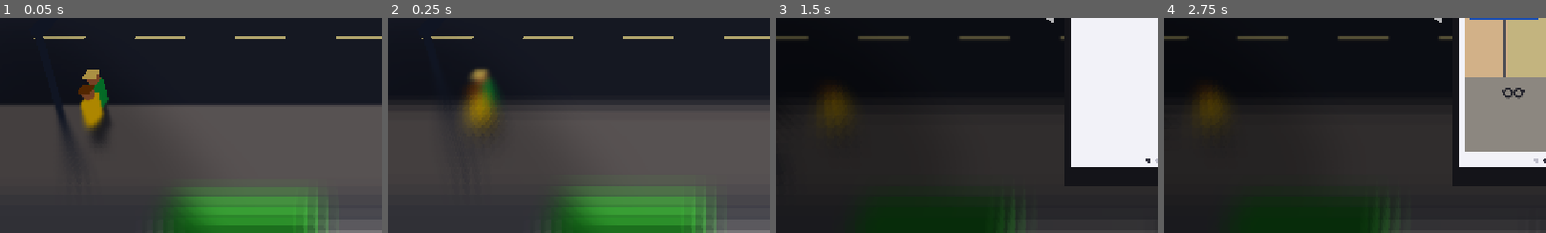
Above: before the commit, frames 1-4 (left to right).
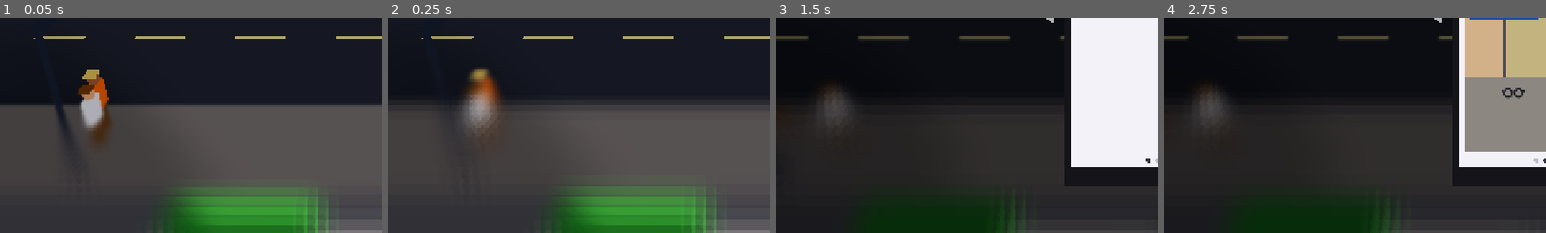
Above: after the commit, the same moments.

Repository: Ecculi/GoodMorningMoonshine
Game: Godot game, scene res://scenes/main.tscn
The game is run twice, just before and just after one commit, with the same random seed, the same clock (stepped at 60 frames per second) and the same inputs.
Inputs:
- Up to frame 1 (0.05 s): no input
- Up to frame 2 (0.25 s): no input
- Up to frame 3 (1.5 s): tap Enter at 0.5 s; hold Right (move_right) 0.53-1.28 s; hold Space (action) 0.53-1.28 s; hold Down (move_down) from 1.28 s (still down); tap P (phone) at 1.35 s
- Up to frame 4 (2.75 s): release Down (move_down) at 2.03 s; hold Right (move_right) from 2.03 s (still down); tap Z at 2.1 s
The pictures show only the part of the screen within x 0-50%, y 50-100%; the shares and areas given below are measured in that part.

The runs differ from the first frame. In frame 1, 1.5% of the frame differs, in the area x 20-29%, y 27-59%; in frame 2, 1.8%, in the area x 19-30%, y 27-54%; in frame 3, 1.1%; in frame 4, 1.2%.

Commit message:
Police and guards, arrests, jail and the police station
- Police patrol some blocks (more later in the game), guards stand by
  shops; hitting someone makes police chase and guards attack
- Failed pickpocketing: the victim fights or shouts, which can bring a
  police officer running from the street end
- Barefoot sneaking: police/guards notice crimes only close by
- Police holding on fills an arrest ring; full ring = night in jail
- Jail morning at the police station (Isokatu): little alcohol, high
  hunger, hand item confiscated (returned at the station with ID card),
  later release without ID card, cellmate gives a tip or steals money

Co-Authored-By: Claude Opus 5.5 <noreply@anthropic.com>
Claude-Session: https://claude.ai/code/session_014p1PebUFuQA4D9T8dUNWSx

Diff:
--- a/localization/strings.csv
+++ b/localization/strings.csv
@@ -13,3 +13,5 @@
 SLEEP_BASEMENT,Kellarikomerossa – kylmä yö
 SLEEP_FRIEND,Kaverin sohvalla
 FIND,Etsi:
+SLEEP_JAIL,Poliisi vei putkaan
+SIGN_POLICE,POLIISI
--- a/scripts/block_builder.gd
+++ b/scripts/block_builder.gd
@@ -32,6 +32,8 @@
 		_sea(root)
 	else:
 		_buildings(root, rng, home_x)
+		if seg == CityMap.POLICE_STATION:
+			_police_station(root)
 		if home_x != INF:
 			_home_door(root, home_x, home_type)
 	_props(root, rng, sea)
@@ -186,6 +188,23 @@
 	m.emission_energy_multiplier = 2.0
 
 
+## Police station front: grey-blue facade, blue POLIISI sign, glass door.
+static func _police_station(root: Node3D) -> void:
+	root.set_meta("shops", [])  # no shop doors hidden behind the station front
+	var x := CityMap.POLICE_DOOR_X
+	_box(root, Vector3(x, 4.0, -7.93), Vector3(9.0, 8.0, 0.08), Color(0.62, 0.66, 0.72))
+	_box(root, Vector3(x, 1.2, -7.86), Vector3(1.6, 2.4, 0.1), Color(0.55, 0.7, 0.8))
+	_box(root, Vector3(x, 3.0, -7.84), Vector3(3.6, 0.7, 0.1), Color(0.1, 0.25, 0.65))
+	var text := TranslationServer.translate("SIGN_POLICE")
+	var l := _label(text, 72, 0.007)
+	l.position = Vector3(x, 3.0, -7.76)
+	l.set_meta("real_text", text)
+	l.add_to_group("street_sign")
+	root.add_child(l)
+	for wx in [x - 3.0, x + 3.0]:
+		_box(root, Vector3(wx, 1.5, -7.87), Vector3(1.8, 1.8, 0.08), Color(0.3, 0.38, 0.45))
+
+
 static func _props(root: Node3D, rng: RandomNumberGenerator, sea: bool) -> void:
 	var x := -40.0
 	while x <= 40.0:
--- a/scripts/city_map.gd
+++ b/scripts/city_map.gd
@@ -31,6 +31,10 @@
 const VIEW_AZIMUTH := [315.0, 45.0]
 
 const START := Vector3i(0, 3, 4)  # Kirkkokatu, Pakkahuoneenkatu–Hallituskatu
+## Police station (roughly where the real one is: the block between
+## Kirkkokatu and Isokatu, Pakkahuoneenkatu–Hallituskatu), seen from Isokatu.
+const POLICE_STATION := Vector3i(0, 4, 4)
+const POLICE_DOOR_X := 8.0
 
 
 static func streets(family: int) -> Array:
--- a/scripts/game_state.gd
+++ b/scripts/game_state.gd
@@ -70,6 +70,9 @@
 ## Where the character slept: "home", "stairs" or "street".
 var sleep_place := "home"
 var bonus := 0
+## Item kind taken by the police (-1 = nothing); get it back at the police
+## station with an ID card.
+var confiscated := -1
 ## Where the character wakes up (from day 2 on: never at home).
 var wake_seg := CityMap.START
 var wake_pos := Vector3.ZERO
@@ -177,6 +180,17 @@
 	_end_day(causes[place])
 
 
+## Caught by the police: the night is spent in a cell.
+func go_jail() -> void:
+	sleep_place = "jail"
+	_end_day("SLEEP_JAIL")
+
+
+## Chance that a block has police patrolling; grows day by day.
+func police_chance() -> float:
+	return minf(0.15 + 0.05 * float(day), 0.6)
+
+
 ## Search radius in grid units around home; grows every day.
 func search_radius() -> float:
 	return 1.0 + float(day)
@@ -187,13 +201,14 @@
 	promille = PROMILLE_START
 	health = 100.0
 	money = 0
+	confiscated = -1
 	hunger = 20.0
 	clock_min = DAY_START_MIN
 	busy_time = 0.0
 	bonus = 0
 	sleep_place = "home"
 	home_seg = CityMap.random_segment(rng)
-	while CityMap.far_side_is_sea(home_seg):
+	while CityMap.far_side_is_sea(home_seg) or home_seg == CityMap.POLICE_STATION:
 		home_seg = CityMap.random_segment(rng)
 	home_x = rng.randf_range(-11.0, 11.0)
 	home_type = ["flat", "basement", "friend"][rng.randi() % 3]
@@ -225,6 +240,11 @@
 		"stairs":
 			promille = clampf(0.5 + maxf(at_sleep - 1.2, 0.0) * 0.4, 0.3, 1.8)
 			health = minf(100.0, health + 40.0)
+		"jail":
+			# A hard morning: very little alcohol, a lot of hunger.
+			promille = 0.3
+			health = minf(100.0, health + 30.0)
+			hunger = minf(100.0, hunger + 20.0)
 		_:
 			promille = clampf(0.5 + maxf(at_sleep - 1.0, 0.0) * 0.5, 0.3, 2.0)
 			health = minf(100.0, health + 35.0)
@@ -236,6 +256,13 @@
 	busy_time = 0.0
 	_roll_weather()
 	_choose_wake_place()
+	if sleep_place == "jail":
+		# Released at the police station door; without an ID card they keep
+		# you longer, so the day starts later.
+		wake_seg = CityMap.POLICE_STATION
+		wake_pos = Vector3(CityMap.POLICE_DOOR_X, 0.0, -6.2)
+		if is_lost("idcard"):
+			clock_min += 120.0
 	_lose_items()
 	_place_lost_items()
 	_make_phone_hints()
--- a/scripts/hud.gd
+++ b/scripts/hud.gd
@@ -102,6 +102,7 @@
 	_draw_bottle(Vector2(118, 10), GameState.promille, font)
 	_draw_coin(Vector2(186, 46), GameState.money, font)
 	_draw_charge()
+	_draw_arrest()
 	_draw_lost_list(vs)
 	if _bubble_on and mode == "" and GameState.modal == "":
 		_draw_pocket_check(vs)
@@ -176,6 +177,19 @@
 	var text := str(amount)
 	draw_string_outline(font, center + Vector2(26, 9), text, HORIZONTAL_ALIGNMENT_LEFT, -1, 26, 6, Color.BLACK)
 	draw_string(font, center + Vector2(26, 9), text, HORIZONTAL_ALIGNMENT_LEFT, -1, 26, Color.WHITE)
+
+
+## Police holding on: a blue-red ring fills around the player.
+func _draw_arrest() -> void:
+	if main == null or main.arrest <= 0.0:
+		return
+	var p: Vector3 = main.player.global_position + Vector3(0, 1.0, 0)
+	if main.camera.is_position_behind(p):
+		return
+	var sp: Vector2 = main.camera.unproject_position(p)
+	draw_arc(sp, 34.0, 0, TAU, 40, Color(0, 0, 0, 0.35), 7.0, true)
+	var col := Color(0.25, 0.45, 1.0) if int(Time.get_ticks_msec() / 150) % 2 == 0 else Color(1.0, 0.25, 0.25)
+	draw_arc(sp, 34.0, -PI * 0.5, -PI * 0.5 + TAU * main.arrest, 40, col, 7.0, true)
 
 
 func _draw_charge() -> void:
--- a/scripts/main.gd
+++ b/scripts/main.gd
@@ -121,6 +121,7 @@
 	tilt_mat.set_shader_parameter("drunk",
 		clampf((GameState.promille - GameState.PROMILLE_DRUNK) / 1.5, 0.0, 1.0))
 	_check_lost_pickups()
+	_check_arrest()
 	_update_signs()
 	if hud.mode == "dead" and hud.card_time > 1.0 and Input.is_action_just_pressed("action"):
 		_new_game()
@@ -234,6 +235,17 @@
 			spawn_item(kind, Vector3(rng.randf_range(-15.0, 15.0), 0, _random_z()), rng.randi_range(1, 3))
 	for i in rng.randi_range(2, 5):
 		_spawn_npc(false)
+	# Police patrol some blocks (more of them later in the game); guards
+	# stand by shops.
+	if rng.randf() < GameState.police_chance():
+		_spawn_npc(false, "police")
+		if GameState.day >= 4 and rng.randf() < 0.4:
+			_spawn_npc(false, "police")
+	if level.has_meta("shops"):
+		for sh in level.get_meta("shops"):
+			if rng.randf() < 0.35:
+				var g = _spawn_npc(false, "guard")
+				g.position = Vector3(sh["x"] - 1.2, 0, -6.9)
 	for id in GameState.placements:
 		var pl: Array = GameState.placements[id]
 		if pl[0] == segment:
@@ -535,6 +547,9 @@
 	var sh = _shop_at(pos)
 	if sh != null:
 		return _try_shop(sh)
+	if segment == CityMap.POLICE_STATION and absf(pos.x - CityMap.POLICE_DOOR_X) < 0.9 and pos.z < -6.0:
+		_police_desk()
+		return true
 	if segment != GameState.home_seg:
 		return false
 	if absf(pos.x - GameState.home_x) > 0.9 or pos.z > -6.0:
@@ -609,8 +624,25 @@
 func _new_day() -> void:
 	_block_items.clear()
 	_friend_refused = false
+	arrest = 0.0
 	_enter_block(GameState.wake_seg, GameState.wake_pos, 1 if rng.randf() < 0.5 else -1)
 	hud.show_pocket_check()
+	if GameState.sleep_place == "jail":
+		_cellmate()
+
+
+## Police station desk: confiscated things are handed back with an ID card.
+func _police_desk() -> void:
+	var door := Vector3(CityMap.POLICE_DOOR_X, 2.2, -7.4)
+	if GameState.confiscated < 0:
+		popup("?", door, Color(0.8, 0.9, 1.0))
+		return
+	if GameState.is_lost("idcard"):
+		hud.think(["idcard"])
+		return
+	var it = spawn_item(GameState.confiscated, player.position)
+	player._pickup(it)
+	GameState.confiscated = -1
 
 
 func _on_day_ended(cause: String) -> void:
@@ -687,8 +719,9 @@
 
 func respawn_npc(n) -> void:
 	npcs.erase(n)
+	var role: String = n.role
 	n.queue_free()
-	_spawn_npc(true)
+	_spawn_npc(true, "civ" if role == "guard" else role)
 
 
 func popup(text: String, pos: Vector3, color: Color) -> void:
@@ -760,7 +793,7 @@
 	return _stomach_tex
 
 
-func _spawn_npc(at_edge: bool) -> void:
+func _spawn_npc(at_edge: bool, role := "civ"):
 	var n = Npc.new()
 	n.main = self
 	var d := 1 if rng.randf() < 0.5 else -1
@@ -771,9 +804,87 @@
 		if absf(x - player.position.x) < 4.0:
 			x = clampf(x + 8.0 * signf(x - player.position.x + 0.01), -15.0, 15.0)
 	var z := rng.randf_range(-7.2, -5.6) if rng.randf() < 0.5 else rng.randf_range(3.0, 5.0)
-	n.setup(rng, x, z, d)
+	n.setup(rng, x, z, d, role)
 	add_child(n)
 	npcs.append(n)
+	return n
+
+
+# --- Police -----------------------------------------------------------------------
+
+## How long police must hold on to the player (seconds of world time).
+const ARREST_TIME := 1.6
+## Barefoot the player sneaks: police and guards notice only close by.
+const SNEAK_NOTICE_DIST := 7.0
+## 0..1: how close the police are to arresting the player.
+var arrest := 0.0
+
+
+## A crime happened (the player hit someone, or a pickpocketing victim
+## shouted). Police and guards in this block react; a shout can also bring
+## a police officer running from the street end.
+func report_crime(pos: Vector3, alarm: bool) -> void:
+	var noticed := false
+	var reach := SNEAK_NOTICE_DIST if GameState.is_lost("shoes") else INF
+	for n in npcs:
+		if n.role == "civ" or n.is_down():
+			continue
+		if Vector2(n.position.x - player.position.x, n.position.z - player.position.z).length() < reach:
+			n.notice()
+			noticed = true
+	if alarm and not noticed and rng.randf() < 0.6:
+		var cop = _spawn_npc(true, "police")
+		cop.position.x = Npc.EDGE_X * (-1.0 if pos.x < 0.0 else 1.0)
+		cop.position.z = clampf(pos.z, Z_MIN, Z_MAX)
+		cop.notice()
+
+
+## Police next to the player fill the arrest meter; once full, it's the
+## cell for the night. Getting away lets it drain.
+func _check_arrest() -> void:
+	var dt := GameState.world_dt
+	if GameState.over or dt <= 0.0:
+		return
+	var holding := false
+	for n in npcs:
+		if n.role == "police" and n.state == Npc.S.CHASE:
+			if Vector2(n.position.x - player.position.x, n.position.z - player.position.z).length() < 0.9:
+				holding = true
+	if holding:
+		arrest = minf(1.0, arrest + dt / ARREST_TIME)
+	else:
+		arrest = maxf(0.0, arrest - dt * 0.5)
+	if arrest >= 1.0:
+		arrest = 0.0
+		_get_arrested()
+
+
+func _get_arrested() -> void:
+	# The police take what is in the hand.
+	var hand = player.hand_item
+	if hand != null:
+		GameState.confiscated = hand.kind
+		items.erase(hand)
+		hand.queue_free()
+		player.hand_item = null
+	GameState.go_jail()
+
+
+## Morning in the cell: the cellmate either gives a tip about a lost thing
+## or steals some money.
+func _cellmate() -> void:
+	var candidates: Array = []
+	for id in GameState.placements:
+		candidates.append(id)
+	if not candidates.is_empty() and rng.randf() < 0.5:
+		var id: String = candidates[rng.randi() % candidates.size()]
+		var seg: Vector3i = GameState.placements[id][0]
+		hud.think([id])
+		popup(CityMap.street_name(seg), player.position + Vector3(0, 3.2, 0), Color(0.8, 0.9, 1.0))
+	elif GameState.money > 0:
+		var taken := maxi(1, GameState.money / 2)
+		GameState.money -= taken
+		popup("-%d €" % taken, player.position + Vector3(0, 2.4, 0), Color(1, 0.5, 0.4))
 
 
 # --- Light, camera, post-processing -------------------------------------------------
--- a/scripts/npc.gd
+++ b/scripts/npc.gd
@@ -1,12 +1,15 @@
 extends Node3D
-## A passer-by. Walks along the sidewalk, fights back when provoked and
-## drops loot when knocked out. Lives in world time (frozen when the
-## player is idle).
+## A person on the street. Lives in world time (frozen when the player is
+## idle). `role`:
+## - "civ": passer-by; fights back when provoked, drops loot when knocked out
+## - "police": patrols; chases the player after a crime and arrests them
+##   (main.gd counts the contact time)
+## - "guard": stands by a shop; beats the player up after a crime
 
 const PersonModel = preload("res://scripts/person_model.gd")
 const Item = preload("res://scripts/item.gd")
 
-enum S { WALK, FIGHT, STUNNED, KO, LEAVE }
+enum S { WALK, FIGHT, STUNNED, KO, LEAVE, CHASE }
 
 const EDGE_X := 25.0
 const CHASE_SPEED := 2.3
@@ -18,6 +21,12 @@
 const KO_TIME := 10.0
 const LEAVE_SPEED := 0.9
 const PICKPOCKET_CHANCE := 0.6
+const POLICE_SPEED := 3.4
+const GUARD_SPEED := 3.0
+const GUARD_DAMAGE := 12.0
+## Police give up when the player stays this far away this long.
+const GIVE_UP_DIST := 14.0
+const GIVE_UP_TIME := 4.0
 
 var main
 var model
@@ -28,6 +37,12 @@
 ## Some passers-by show the punch coming (arm goes up), some don't.
 var telegraphs := true
 var pickpocketed := false
+var role := "civ"
+var chase_speed := CHASE_SPEED
+var hit_damage := HIT_DAMAGE
+## Guards stand still at their post until there is trouble.
+var stationary := false
+var _far_t := 0.0
 
 var _windup := -1.0
 var _cooldown := 0.0
@@ -43,13 +58,31 @@
 const HAIRS := [Color(0.1, 0.08, 0.06), Color(0.45, 0.3, 0.15), Color(0.85, 0.75, 0.45), Color(0.7, 0.7, 0.7)]
 
 
-func setup(rng: RandomNumberGenerator, x: float, z: float, d: int) -> void:
+func setup(rng: RandomNumberGenerator, x: float, z: float, d: int, who := "civ") -> void:
 	position = Vector3(x, 0, z)
 	dir = d
+	role = who
 	speed = rng.randf_range(1.0, 1.6)
 	telegraphs = rng.randf() < 0.6
-	model = PersonModel.new(SHIRTS[rng.randi() % SHIRTS.size()], PANTS[rng.randi() % PANTS.size()],
-		SKINS[rng.randi() % SKINS.size()], HAIRS[rng.randi() % HAIRS.size()], rng.randf_range(0.92, 1.06))
+	var skin: Color = SKINS[rng.randi() % SKINS.size()]
+	match role:
+		"police":
+			model = PersonModel.new(Color(0.12, 0.17, 0.32), Color(0.1, 0.12, 0.22), skin, Color(0.1, 0.12, 0.22), 1.04)
+			# Cap with a light band.
+			_cap(Color(0.1, 0.12, 0.22), Color(0.85, 0.85, 0.9))
+			hp = 6
+			speed = 1.1
+			chase_speed = POLICE_SPEED
+			telegraphs = true
+		"guard":
+			model = PersonModel.new(Color(0.85, 0.9, 0.15), Color(0.08, 0.08, 0.1), skin, Color(0.1, 0.1, 0.1), 1.08)
+			hp = 5
+			stationary = true
+			chase_speed = GUARD_SPEED
+			hit_damage = GUARD_DAMAGE
+		_:
+			model = PersonModel.new(SHIRTS[rng.randi() % SHIRTS.size()], PANTS[rng.randi() % PANTS.size()],
+				skin, HAIRS[rng.randi() % HAIRS.size()], rng.randf_range(0.92, 1.06))
 	add_child(model)
 	_mark = Label3D.new()
 	_mark.text = "!"
@@ -68,6 +101,34 @@
 	return state == S.KO
 
 
+func is_hostile() -> bool:
+	return state == S.CHASE or state == S.FIGHT
+
+
+func _cap(col: Color, band: Color) -> void:
+	for spec in [[Vector3(0.02, 1.86, 0), Vector3(0.34, 0.1, 0.34), col], [Vector3(0.02, 1.81, 0), Vector3(0.35, 0.04, 0.35), band],
+			[Vector3(0.2, 1.8, 0), Vector3(0.14, 0.03, 0.3), col]]:
+		var mi := MeshInstance3D.new()
+		var bm := BoxMesh.new()
+		bm.size = spec[1]
+		mi.mesh = bm
+		var m := StandardMaterial3D.new()
+		m.albedo_color = spec[2]
+		mi.material_override = m
+		mi.position = spec[0]
+		model.add_child(mi)
+
+
+## Police and guards react to a crime they noticed.
+func notice() -> void:
+	if state == S.KO or role == "civ":
+		return
+	_mark.modulate = Color(0.3, 0.5, 1.0) if role == "police" else Color(1, 0.25, 0.2)
+	_mark.visible = true
+	_far_t = 0.0
+	state = S.CHASE if role == "police" else S.FIGHT
+
+
 func _process(_delta: float) -> void:
 	var dt: float = GameState.world_dt
 	if dt <= 0.0:
@@ -77,15 +138,24 @@
 			_walk(dt)
 		S.FIGHT:
 			_fight(dt)
+		S.CHASE:
+			_chase(dt)
 		S.STUNNED:
 			_timer -= dt
 			model.animate(0.0, dt)
 			if _timer <= 0.0:
-				state = S.FIGHT
+				state = S.CHASE if role == "police" else S.FIGHT
 		S.KO:
 			_timer += dt
 			if _timer > KO_TIME:
-				_get_up()
+				if role == "civ":
+					_get_up()
+				else:
+					# Police and guards get back up angry.
+					model.rotation.z = 0.0
+					model.position.y = 0.0
+					hp = 3
+					notice()
 		S.LEAVE:
 			# Limp away from the player towards the nearer block end.
 			position.x += dir * LEAVE_SPEED * dt
@@ -100,12 +170,38 @@
 
 
 func _walk(dt: float) -> void:
+	if stationary:
+		model.animate(0.0, dt)
+		return
 	position.x += dir * speed * dt
 	model.animate(1.0, dt, speed / 1.3)
 	if position.x > EDGE_X:
 		position.x = -EDGE_X
 	elif position.x < -EDGE_X:
 		position.x = EDGE_X
+
+
+## Police: run after the player. Contact time is counted in main.gd.
+func _chase(dt: float) -> void:
+	var p = main.player
+	var to := Vector2(p.position.x - position.x, p.position.z - position.z)
+	dir = 1 if to.x >= 0.0 else -1
+	if to.length() > GIVE_UP_DIST:
+		_far_t += dt
+		if _far_t > GIVE_UP_TIME:
+			state = S.WALK
+			_mark.visible = false
+			return
+	else:
+		_far_t = 0.0
+	if to.length() > 0.5:
+		var step := to.normalized() * minf(chase_speed * dt, to.length() - 0.45)
+		position.x += step.x
+		position.z += step.y
+		model.animate(1.0, dt, 1.8)
+	else:
+		model.animate(0.0, dt)
+		model.raise_arm(true)
 
 
 func _fight(dt: float) -> void:
@@ -126,13 +222,13 @@
 			_cooldown = ATTACK_COOLDOWN
 			# The player can dodge by moving away in depth or sideways.
 			if dx * dir > -0.2 and absf(dx) < 1.3 and absf(dz) < 0.5:
-				p.take_hit(HIT_DAMAGE, position.x)
+				p.take_hit(hit_damage, position.x)
 		return
 
 	var target := Vector2(p.position.x - dir * 0.9, p.position.z)
 	var cur := Vector2(position.x, position.z)
 	if cur.distance_to(target) > 0.25:
-		var nxt := cur.move_toward(target, CHASE_SPEED * dt)
+		var nxt := cur.move_toward(target, chase_speed * dt)
 		position.x = nxt.x
 		position.z = nxt.y
 		model.animate(1.0, dt, 1.6)
@@ -152,11 +248,18 @@
 	_windup = -1.0
 	model.raise_arm(false)
 	main.popup("*", position + Vector3(0, 1.7, 0), Color(1, 0.9, 0.4))
+	if attacker == main.player:
+		main.report_crime(position, false)
 	if hp <= 0:
 		_knock_out()
-	else:
+	elif role == "civ":
 		state = S.FIGHT
 		_cooldown = maxf(_cooldown, 0.5)
+		_mark.visible = true
+	else:
+		# Hitting police or a guard only staggers them for a moment.
+		state = S.STUNNED
+		_timer = 0.6
 		_mark.visible = true
 
 
@@ -170,8 +273,11 @@
 				state = S.STUNNED
 				_timer = 2.0
 		Item.Kind.CAN:
-			state = S.FIGHT
-			_mark.visible = true
+			if role == "civ":
+				state = S.FIGHT
+				_mark.visible = true
+			else:
+				notice()
 
 
 func check_pickpocket(p: Node3D) -> void:
@@ -191,9 +297,15 @@
 		var amount: int = main.rng.randi_range(1, 6)
 		GameState.money += amount
 		main.popup("+%d €" % amount, position + Vector3(0, 2.0, 0), Color(1, 0.85, 0.3))
-	else:
+	elif role != "civ":
+		notice()
+	elif main.rng.randf() < 0.5:
 		_mark.visible = true
 		state = S.FIGHT
+	else:
+		# Caught: shouts for the police instead of fighting.
+		_mark.visible = true
+		main.report_crime(position, true)
 
 
 func _get_up() -> void:
@@ -212,7 +324,8 @@
 	_mark.visible = false
 	model.raise_arm(false)
 	model.lie_down()
-	# Loot only the first time (no farming the same person).
-	if not _looted:
+	# Loot only the first time (no farming the same person); never from
+	# police or guards.
+	if not _looted and role == "civ":
 		_looted = true
 		main.spawn_loot(position)
Not shown, changed: DESIGN.md
